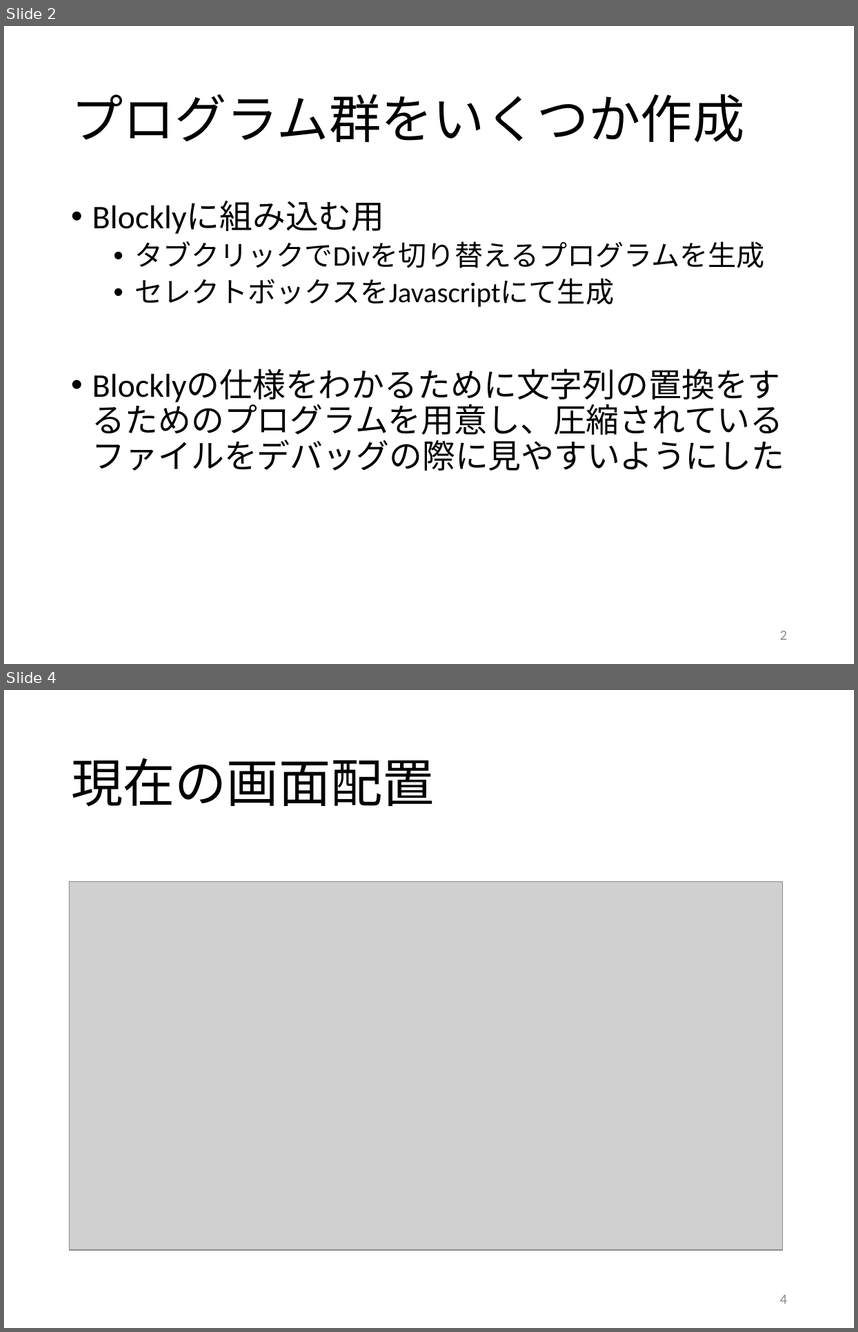
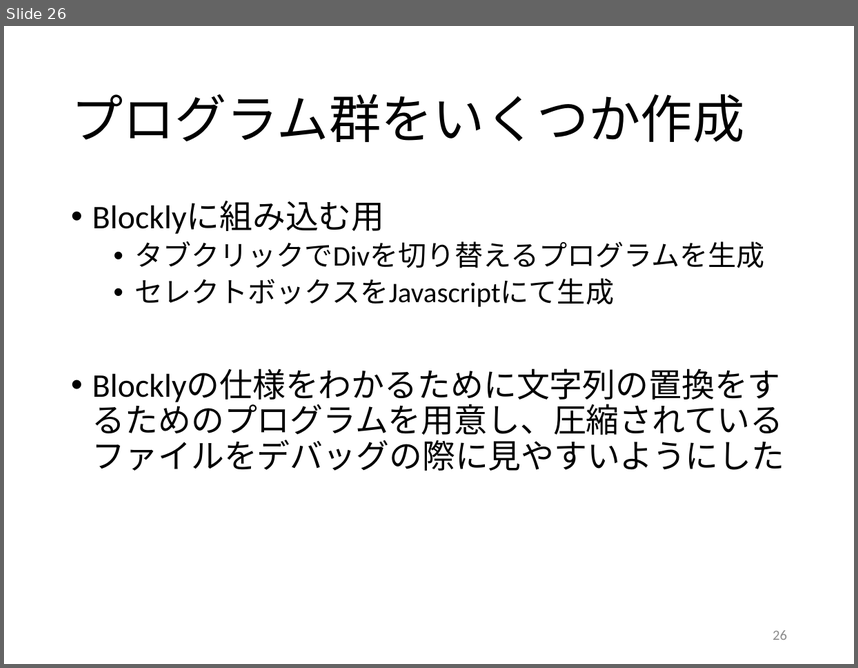
Before and after one commit to kait-takanolab/1821121-shimaoka-thesis, a slide deck: 1821121_shimaoka_sotsuken.pptx. Shown one above the other, each under a label of ours: slides 2 and 4 before the commit, slide 26 after it; the slides between them are not shown. The pictures are 858x1332 and 858x668 pixels, drawn with LibreOffice and Linux fonts; fonts in the diff are those of the drawing; grey boxes stand for pictures. Boxes give left, top, right and bottom in pixels: in the first picture for what was removed or moved away, otherwise in the second. Text is boxed around its words. In the diff, an @@ line names an element or a change of style, - is before the commit and + after.

```diff
--- a/1821121_shimaoka_sotsuken.pptx
+++ b/1821121_shimaoka_sotsuken.pptx
@@ slide 4 removed at [4,690,854,1328], background #FFFFFF @@
@@ title removed at [71,758,435,807] @@
-現在の画面配置
@@ picture removed at [70,881,783,1250] @@
@@ page number removed at [780,1294,787,1303] @@
-4
@@ what was slide 2 is now slide 26 @@
@@ page number at [773,630,787,639]: text changed @@
-2
+26
```
Also in this commit, not shown: 5 slides changed, 2 slides added, 4 other slides removed.
